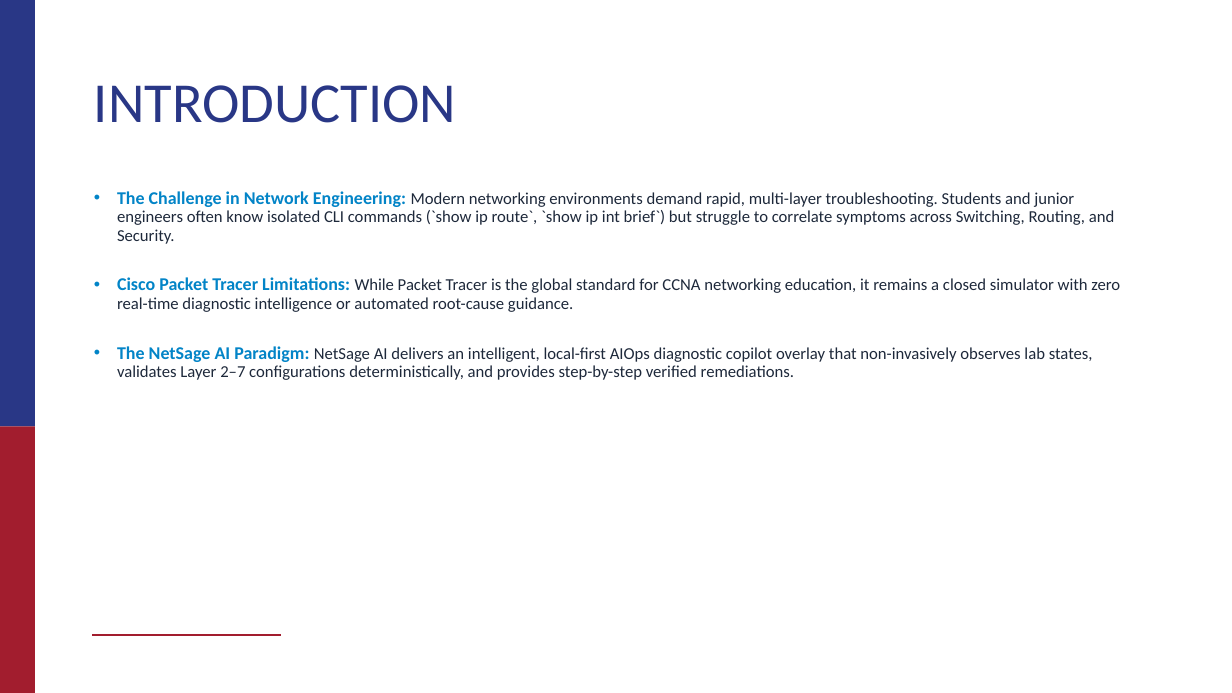
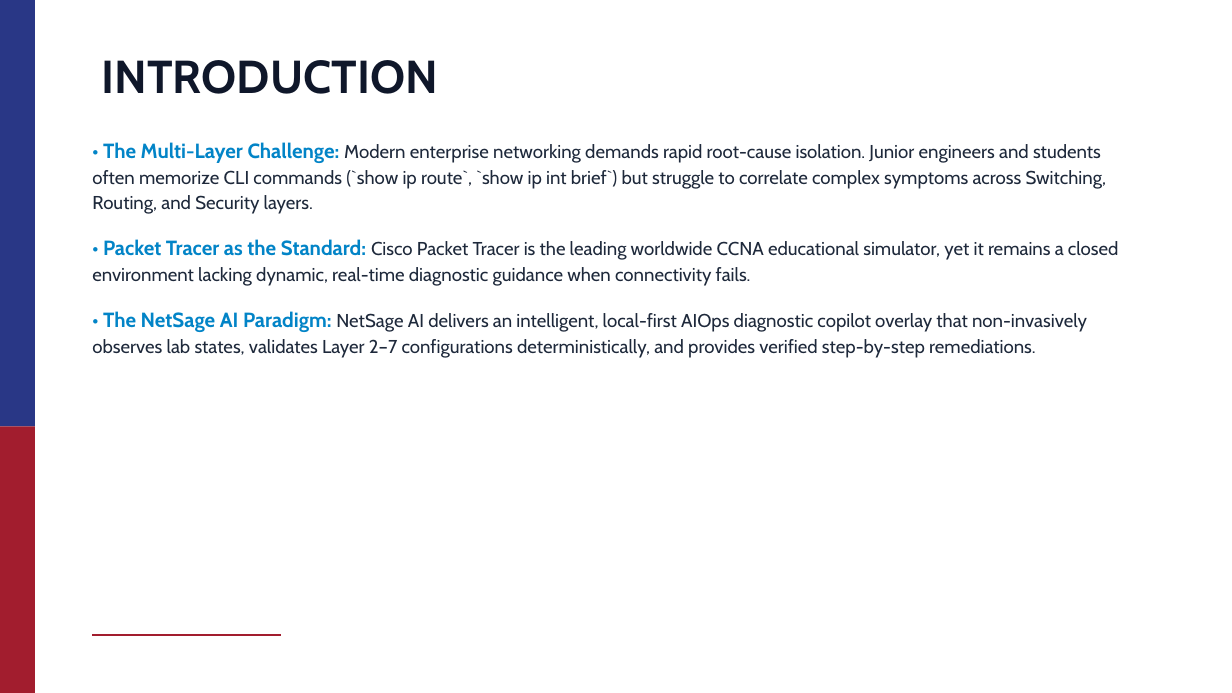
Before and after one commit to sanidhyaagrawal17/netsage-ai, a slide deck: slide 3 of docs/NetSage_AI_Synopsis_Presentation.pptx. Drawn at 1232x693 pixels with LibreOffice and Linux fonts; fonts in the diff are those of the drawing; background and template pictures are left out. Boxes give left, top, right and bottom in pixels: in the first picture for what was removed or moved away, otherwise in the second. Text is boxed around its words. In the diff, an @@ line names an element or a change of style, - is before the commit and + after.

Commit message:
docs: increase font sizes and standardize typography hierarchy across all slides

```diff
--- a/docs/NetSage_AI_Synopsis_Presentation.pptx
+++ b/docs/NetSage_AI_Synopsis_Presentation.pptx
@@ title "INTRODUCTION" moved from (x1=94, y1=85, x2=456, y2=123) to (x1=102, y1=60, x2=438, y2=94) @@
@@ title "INTRODUCTION" at (x1=102, y1=60, x2=438, y2=94): size 44 to 36 pt, font Calibri to Cabin, text colour #293786 to #0F172A, bold on @@
@@ text at (x1=92, y1=142, x2=1119, y2=358): text changed; size 13 to 14.5 pt; font Calibri to Cabin @@
-• The Challenge in Network Engineering: Modern networking environments demand rapid, multi-layer troubleshooting. Students and junior engineers often know isolated CLI commands (`show ip route`, `show ip int brief`) but struggle to correlate symptoms across Switching, Routing, and Security.
-• Cisco Packet Tracer Limitations: While Packet Tracer is the global standard for CCNA networking education, it remains a closed simulator with zero real-time diagnostic intelligence or automated root-cause guidance.
-• The NetSage AI Paradigm: NetSage AI delivers an intelligent, local-first AIOps diagnostic copilot overlay that non-invasively observes lab states, validates Layer 2–7 configurations deterministically, and provides step-by-step verified remediations.
+• The Multi-Layer Challenge: Modern enterprise networking demands rapid root-cause isolation. Junior engineers and students often memorize CLI commands (`show ip route`, `show ip int brief`) but struggle to correlate complex symptoms across Switching, Routing, and Security layers.
+• Packet Tracer as the Standard: Cisco Packet Tracer is the leading worldwide CCNA educational simulator, yet it remains a closed environment lacking dynamic, real-time diagnostic guidance when connectivity fails.
+• The NetSage AI Paradigm: NetSage AI delivers an intelligent, local-first AIOps diagnostic copilot overlay that non-invasively observes lab states, validates Layer 2–7 configurations deterministically, and provides verified step-by-step remediations.
```
Also in this commit, not shown: 9 other slides changed.
